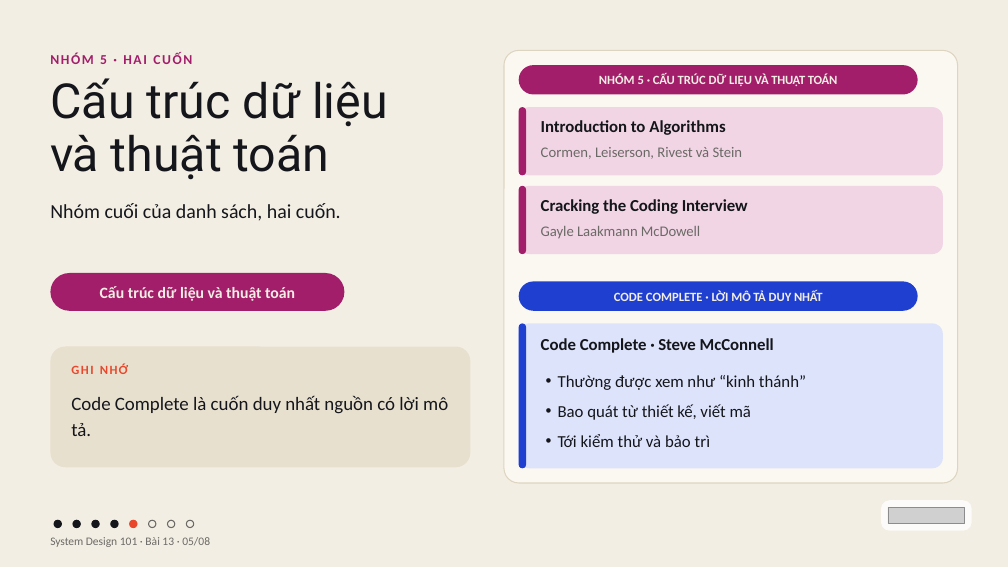
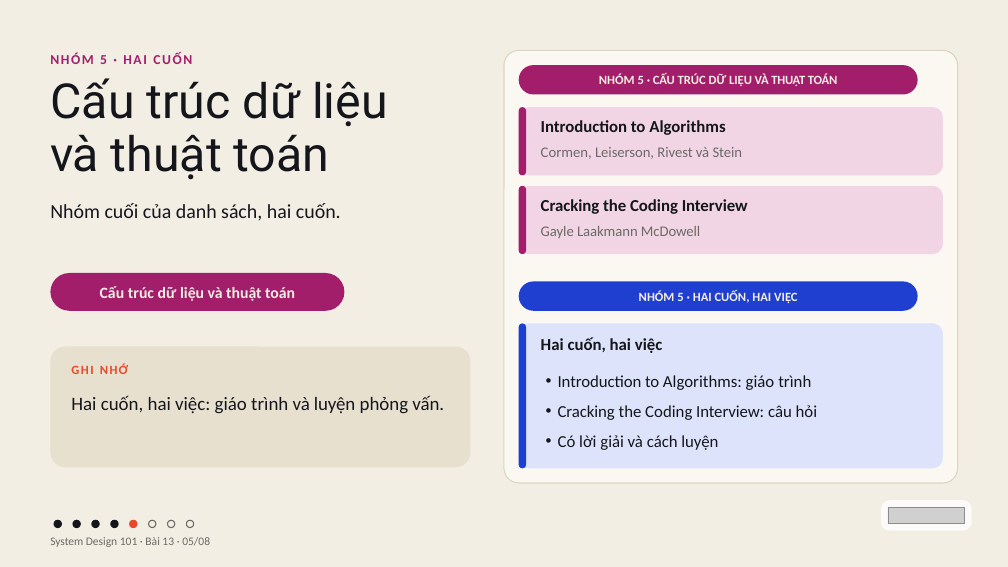
Before and after one commit to vohoailinh90/tool-marketing-studio, a slide deck: slide 5 of system-design-101/vi/lessons/sd-10-013/slides/sd-10-013.pptx. Drawn at 1008x567 pixels with LibreOffice and Linux fonts; fonts in the diff are those of the drawing; grey boxes stand for pictures. Boxes give left, top, right and bottom in pixels: in the first picture for what was removed or moved away, otherwise in the second. Text is boxed around its words. In the diff, an @@ line names an element or a change of style, - is before the commit and + after.

```diff
--- a/system-design-101/vi/lessons/sd-10-013/slides/sd-10-013.pptx
+++ b/system-design-101/vi/lessons/sd-10-013/slides/sd-10-013.pptx
@@ text in rounded rectangle at [639,290,797,303]: text changed @@
-CODE COMPLETE · LỜI MÔ TẢ DUY NHẤT
+NHÓM 5 · HAI CUỐN, HAI VIỆC
@@ text at [541,337,662,353]: text changed @@
-Code Complete · Steve McConnell
+Hai cuốn, hai việc
@@ text at [558,375,818,450]: text changed @@
-• Thường được xem như “kinh thánh”
-• Bao quát từ thiết kế, viết mã
-• Tới kiểm thử và bảo trì
+• Introduction to Algorithms: giáo trình
+• Cracking the Coding Interview: câu hỏi
+• Có lời giải và cách luyện
@@ text at [71,396,444,414]: text changed @@
-Code Complete là cuốn duy nhất nguồn có lời mô tả.
+Hai cuốn, hai việc: giáo trình và luyện phỏng vấn.
```
Also in this commit, not shown: 7 other slides changed, 4 other files.
